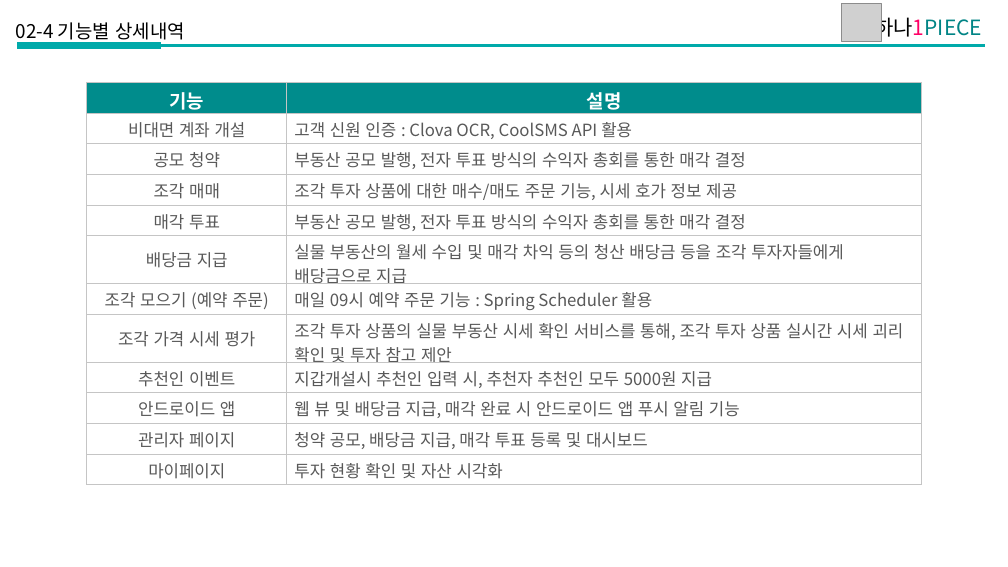
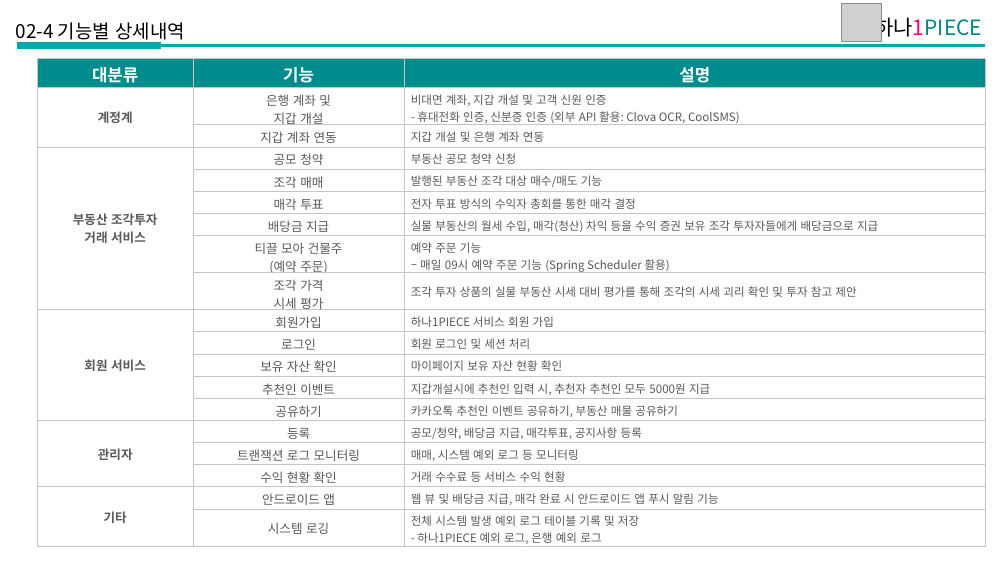
Before and after one commit to pkd98/hana1PIECE, a slide deck: slide 9 of 산출물/프로젝트수행계획서/2360340008_박경덕_하나1PIECE조각투자중계플랫폼_수행계획서.pptx. Drawn at 1008x567 pixels with LibreOffice and Linux fonts; fonts in the diff are those of the drawing; grey boxes stand for pictures. Boxes give left, top, right and bottom in pixels: in the first picture for what was removed or moved away, otherwise in the second. Text is boxed around its words. In the diff, an @@ line names an element or a change of style, - is before the commit and + after.

Commit message:
Add: CoolSMS 활용 휴대폰인증

```diff
--- a/산출물/프로젝트수행계획서/2360340008_박경덕_하나1PIECE조각투자중계플랫폼_수행계획서.pptx
+++ b/산출물/프로젝트수행계획서/2360340008_박경덕_하나1PIECE조각투자중계플랫폼_수행계획서.pptx
@@ table at [38, 59, 986, 548] @@
-기능 | 설명
-비대면 계좌 개설 | 고객 신원 인증 : Clova OCR, CoolSMS API 활용
-공모 청약 | 부동산 공모 발행, 전자 투표 방식의 수익자 총회를 통한 매각 결정
-조각 매매 | 조각 투자 상품에 대한 매수/매도 주문 기능, 시세 호가 정보 제공
-매각 투표 | 부동산 공모 발행, 전자 투표 방식의 수익자 총회를 통한 매각 결정
-배당금 지급 | 실물 부동산의 월세 수입 및 매각 차익 등의 청산 배당금 등을 조각 투자자들에게 배당금으로 지급
-조각 모으기 (예약 주문) | 매일 09시 예약 주문 기능 : Spring Scheduler 활용
-조각 가격 시세 평가 | 조각 투자 상품의 실물 부동산 시세 확인 서비스를 통해, 조각 투자 상품 실시간 시세 괴리 확인 및 투자 참고 제안
-추천인 이벤트 | 지갑개설시 추천인 입력 시, 추천자 추천인 모두 5000원 지급
-안드로이드 앱 | 웹 뷰 및 배당금 지급, 매각 완료 시 안드로이드 앱 푸시 알림 기능
-관리자 페이지 | 청약 공모, 배당금 지급, 매각 투표 등록 및 대시보드
-마이페이지 | 투자 현황 확인 및 자산 시각화
+대분류 | 기능 | 설명
+계정계 | 은행 계좌 및 / 지갑 개설 | 비대면 계좌, 지갑 개설 및 고객 신원 인증 - 휴대전화 인증, 신분증 인증 (외부 API 활용: Clova OCR, CoolSMS)
+ | 지갑 계좌 연동 | 지갑 개설 및 은행 계좌 연동
+부동산 조각투자 / 거래 서비스 | 공모 청약 | 부동산 공모 청약 신청
+ | 조각 매매 | 발행된 부동산 조각 대상 매수/매도 기능
+ | 매각 투표 | 전자 투표 방식의 수익자 총회를 통한 매각 결정
+ | 배당금 지급 | 실물 부동산의 월세 수입, 매각(청산) 차익 등을 수익 증권 보유 조각 투자자들에게 배당금으로 지급
+ | 티끌 모아 건물주 / (예약 주문) | 예약 주문 기능 / – 매일 09시 예약 주문 기능 (Spring Scheduler 활용)
+ | 조각 가격 / 시세 평가 | 조각 투자 상품의 실물 부동산 시세 대비 평가를 통해 조각의 시세 괴리 확인 및 투자 참고 제안
+회원 서비스 | 회원가입 | 하나1PIECE 서비스 회원 가입
+ | 로그인 | 회원 로그인 및 세션 처리
+ | 보유 자산 확인 | 마이페이지 보유 자산 현황 확인
+ | 추천인 이벤트 | 지갑개설시에 추천인 입력 시, 추천자 추천인 모두 5000원 지급
+ | 공유하기 | 카카오톡 추천인 이벤트 공유하기, 부동산 매물 공유하기
+관리자 | 등록 | 공모/청약, 배당금 지급, 매각투표, 공지사항 등록
+ | 트랜잭션 로그 모니터링 | 매매, 시스템 예외 로그 등 모니터링
+ | 수익 현황 확인 | 거래 수수료 등 서비스 수익 현황
+기타 | 안드로이드 앱 | 웹 뷰 및 배당금 지급, 매각 완료 시 안드로이드 앱 푸시 알림 기능
+ | 시스템 로깅 | 전체 시스템 발생 예외 로그 테이블 기록 및 저장 - 하나1PIECE 예외 로그, 은행 예외 로그
@@ table: place and size @@
-table at [87, 82, 922, 485]
+table at [38, 59, 986, 548]
```
Also in this commit, not shown: 3 other slides changed, 8 other files.
